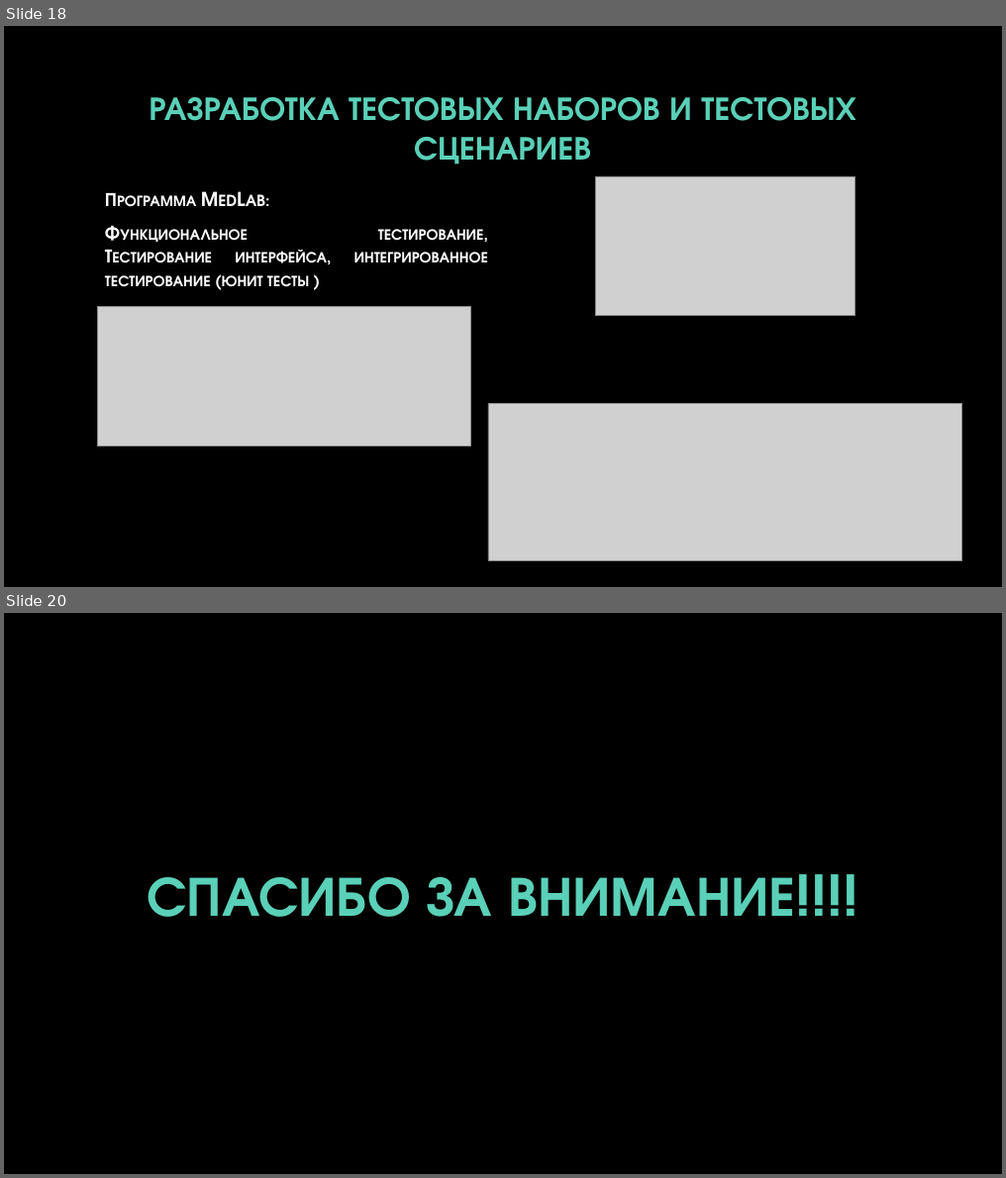
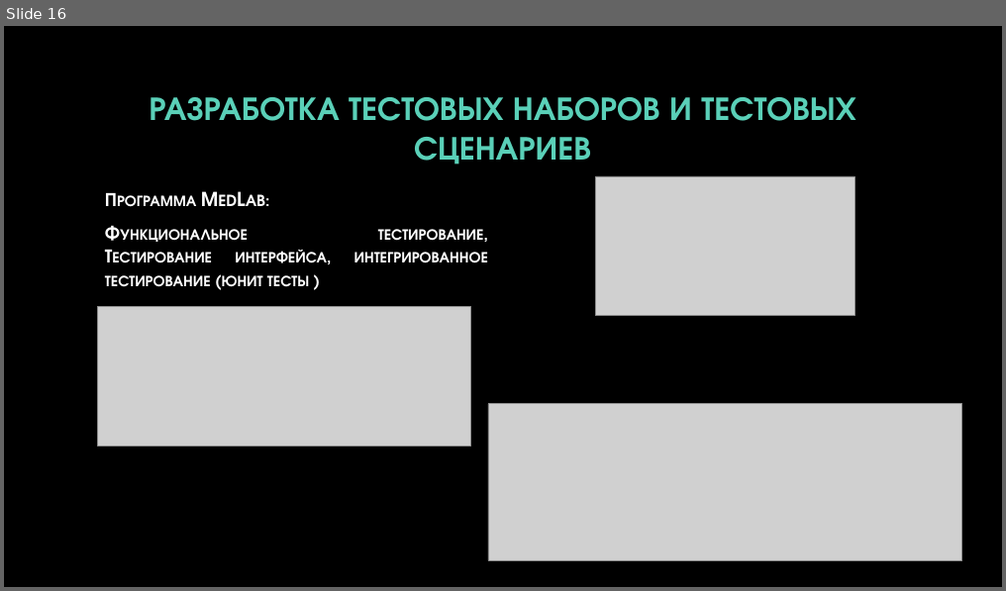
Before and after one commit to HoromiUzumaki/Practice_PM02, a slide deck: отчетная презентация по практике ПМ02.pptx. Shown one above the other, each under a label of ours: slides 18 and 20 before the commit, slide 16 after it; the slides between them are not shown. The pictures are 1006x1178 and 1006x591 pixels, drawn with LibreOffice and Linux fonts; fonts in the diff are those of the drawing; grey boxes stand for pictures; background and template pictures are left out. Boxes give left, top, right and bottom in pixels: in the first picture for what was removed or moved away, otherwise in the second. Text is boxed around its words. In the diff, an @@ line names an element or a change of style, - is before the commit and + after.

```diff
--- a/отчетная презентация по практике ПМ02.pptx
+++ b/отчетная презентация по практике ПМ02.pptx
@@ slide 20 removed at [4, 613, 1002, 1174], background picture (left out) @@
@@ title removed at [148, 877, 796, 917] @@
-СПАСИБО ЗА ВНИМАНИЕ!!!!
@@ what was slide 18 is now slide 16 @@
```
Also in this commit, not shown: 1 slide changed, 4 slides added, 6 other slides removed, 1 other file.
